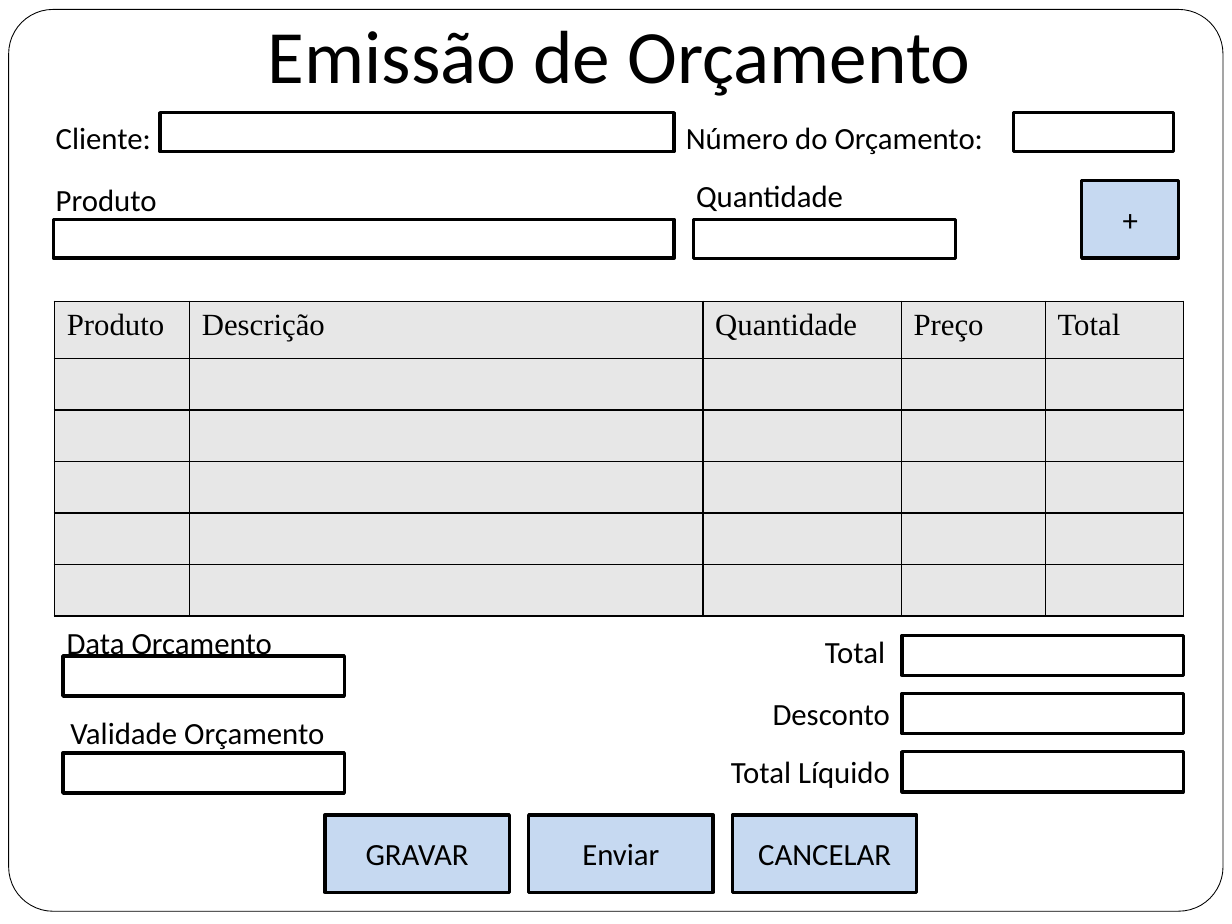
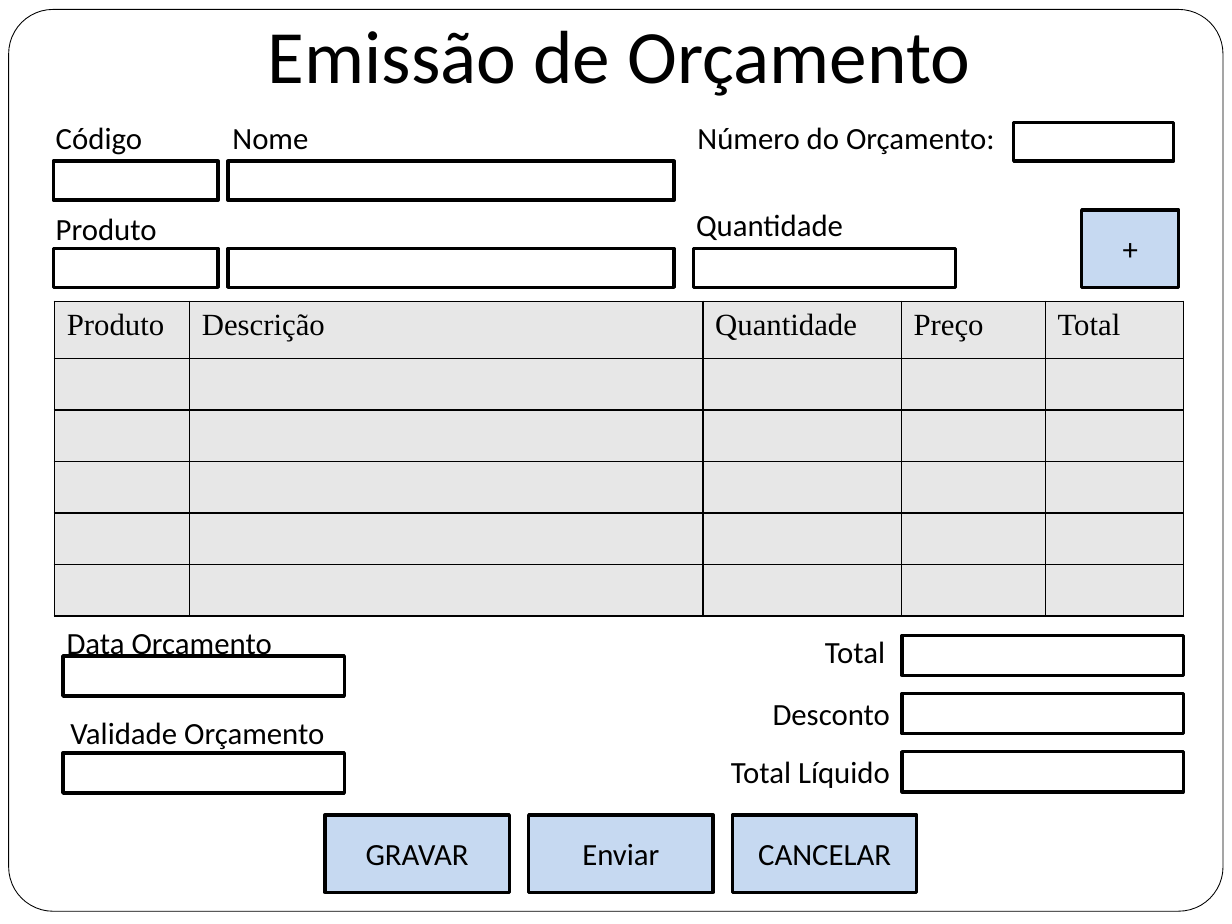
Before and after one commit to flaviochagas/PosGrupo4, a slide deck: slide 10 of Site/site/documentos/prototipos.pptx (slide 9 before the commit). Drawn at 1232x924 pixels with LibreOffice and Linux fonts; fonts in the diff are those of the drawing. Boxes give left, top, right and bottom in pixels: in the first picture for what was removed or moved away, otherwise in the second. Text is boxed around its words. In the diff, an @@ line names an element or a change of style, - is before the commit and + after.

Commit message:
Prototipo
Criado cad. vendedor.
adicinado campos de código. e simbolo para dizer que o campo é combo
para seleção de opçoes.

```diff
--- a/Site/site/documentos/prototipos.pptx
+++ b/Site/site/documentos/prototipos.pptx
@@ text at box(56, 127, 994, 155): text changed @@
-Cliente: Número do Orçamento:
+Código Nome Número do Orçamento:
@@ rectangle "//": place and size @@
-rectangle "//" at box(1014, 113, 1174, 152)
+rectangle "//" at box(1014, 122, 1174, 160)
@@ rectangle added at box(53, 161, 218, 200), fill #FFFFFF, outline #000000 2.01 pt @@
@@ text in rectangle at box(228, 161, 674, 200): text removed @@
-//
@@ rectangle: place and size @@
-rectangle at box(160, 113, 674, 152)
+rectangle at box(228, 161, 674, 200)
@@ rectangle added at box(53, 249, 218, 287), fill #FFFFFF, outline #000000 2.01 pt @@
@@ rectangle: place and size @@
-rectangle at box(53, 219, 674, 257)
+rectangle at box(228, 249, 674, 287)
@@ 2 texts, 2 rectangles: place and size @@
-2 texts, 2 rectangles at box(56, 181, 1179, 259)
+2 texts, 2 rectangles at box(56, 209, 1179, 288)
```
Also in this commit, not shown: 5 other slides changed, 1 slide added, 1 other file.
